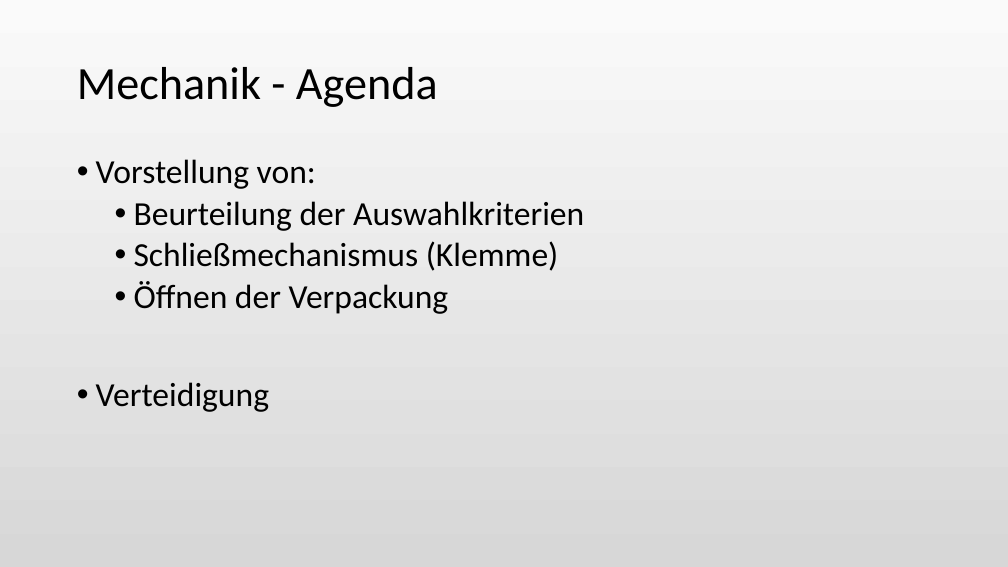
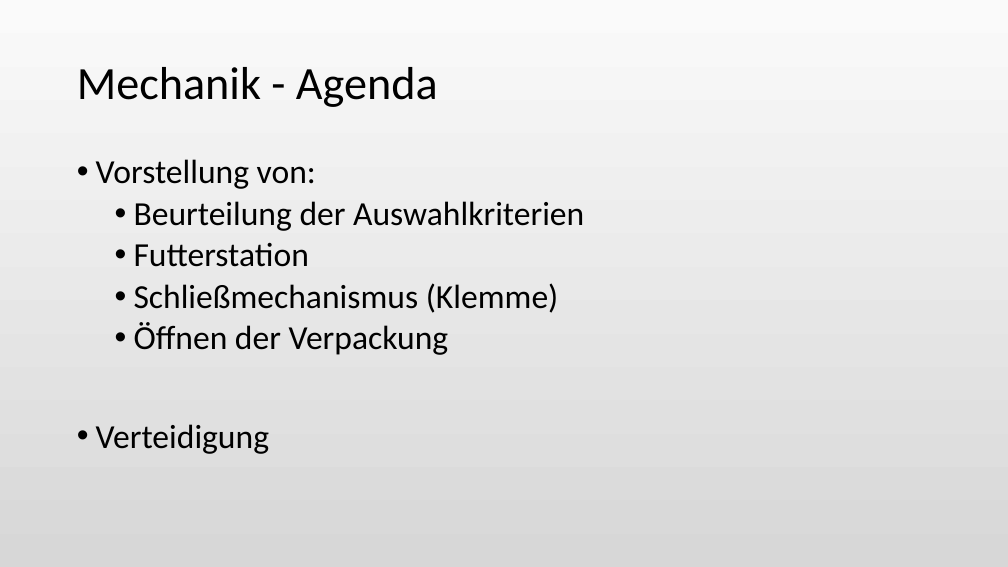
Before and after one commit to Katzenfuetterungsanlage/fuettr_prototype, a slide deck: slide 2 of Diplomarbeit/Powerpoint/Pichler.odp. Drawn at 1008x567 pixels with LibreOffice and Linux fonts; fonts in the diff are those of the drawing. Boxes give left, top, right and bottom in pixels: in the first picture for what was removed or moved away, otherwise in the second. Text is boxed around its words. In the diff, an @@ line names an element or a change of style, - is before the commit and + after.

Commit message:
Powerpoint

```diff
--- a/Diplomarbeit/Powerpoint/Pichler.odp
+++ b/Diplomarbeit/Powerpoint/Pichler.odp
@@ text at [134, 242, 309, 267]: paragraph added @@
+  • Futterstation
```
Also in this commit, not shown: 1 other slide changed, 1 slide added.
